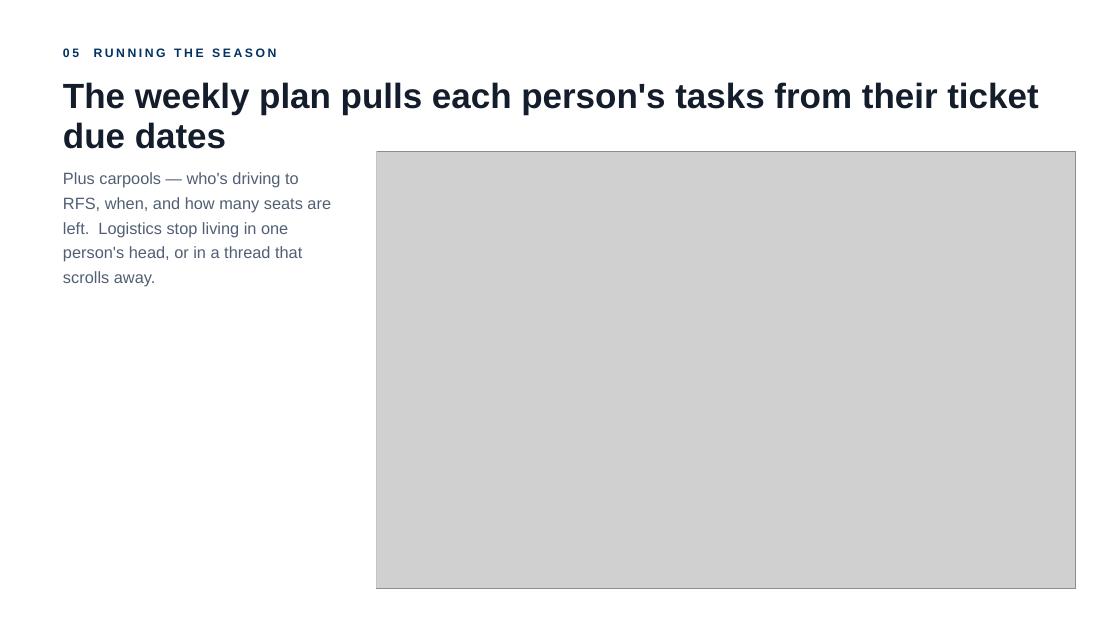
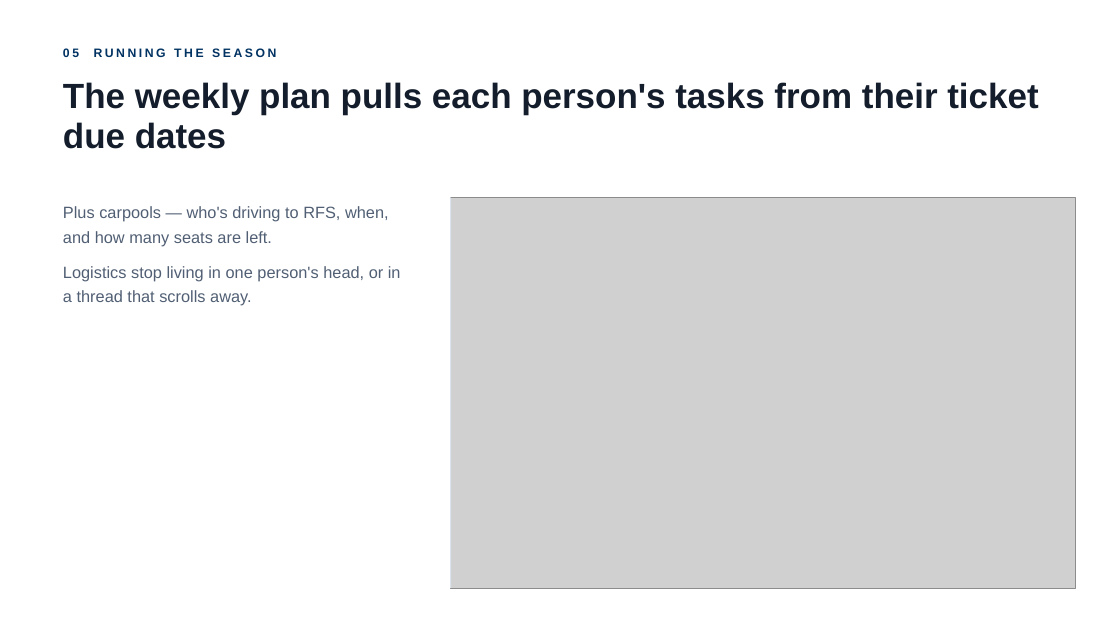
Before and after one commit to Jinxiewinx/feb-composites-applications, a slide deck: slide 17 of 06 Pitch/sn6-app-deck.pptx. Drawn at 1120x630 pixels with LibreOffice and Linux fonts; fonts in the diff are those of the drawing; grey boxes stand for pictures. Boxes give left, top, right and bottom in pixels: in the first picture for what was removed or moved away, otherwise in the second. Text is boxed around its words. In the diff, an @@ line names an element or a change of style, - is before the commit and + after.

```diff
--- a/06 Pitch/sn6-app-deck.pptx
+++ b/06 Pitch/sn6-app-deck.pptx
@@ text at box(63, 206, 401, 306): text changed @@
-Plus carpools — who's driving to RFS, when, and how many seats are left. Logistics stop living in one person's head, or in a thread that scrolls away.
+Plus carpools — who's driving to RFS, when, and how many seats are left.
+Logistics stop living in one person's head, or in a thread that scrolls away.
@@ picture: place and size @@
-picture at box(376, 151, 1075, 588)
+picture at box(450, 197, 1075, 588)
@@ rectangle: place and size @@
-rectangle at box(376, 151, 377, 588)
+rectangle at box(450, 197, 451, 588)
```
Also in this commit, not shown: 19 other slides changed, 6 other files.
